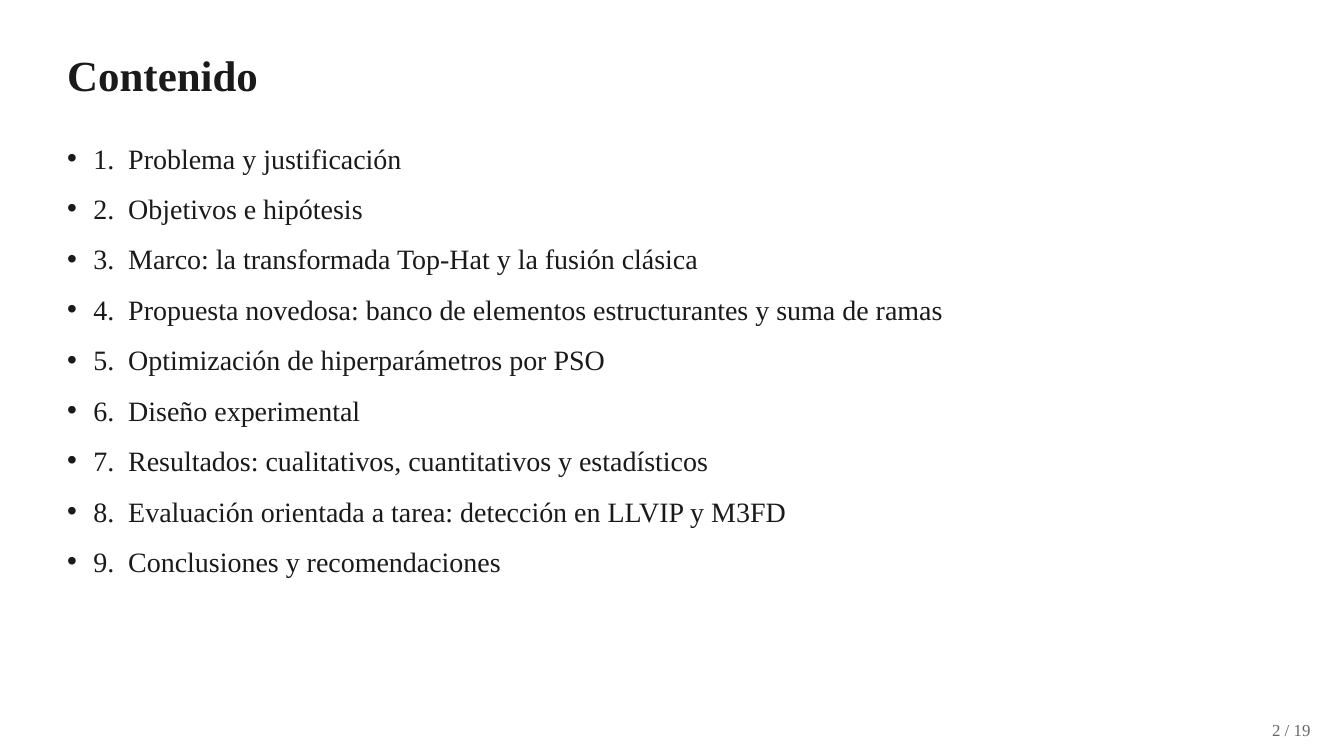
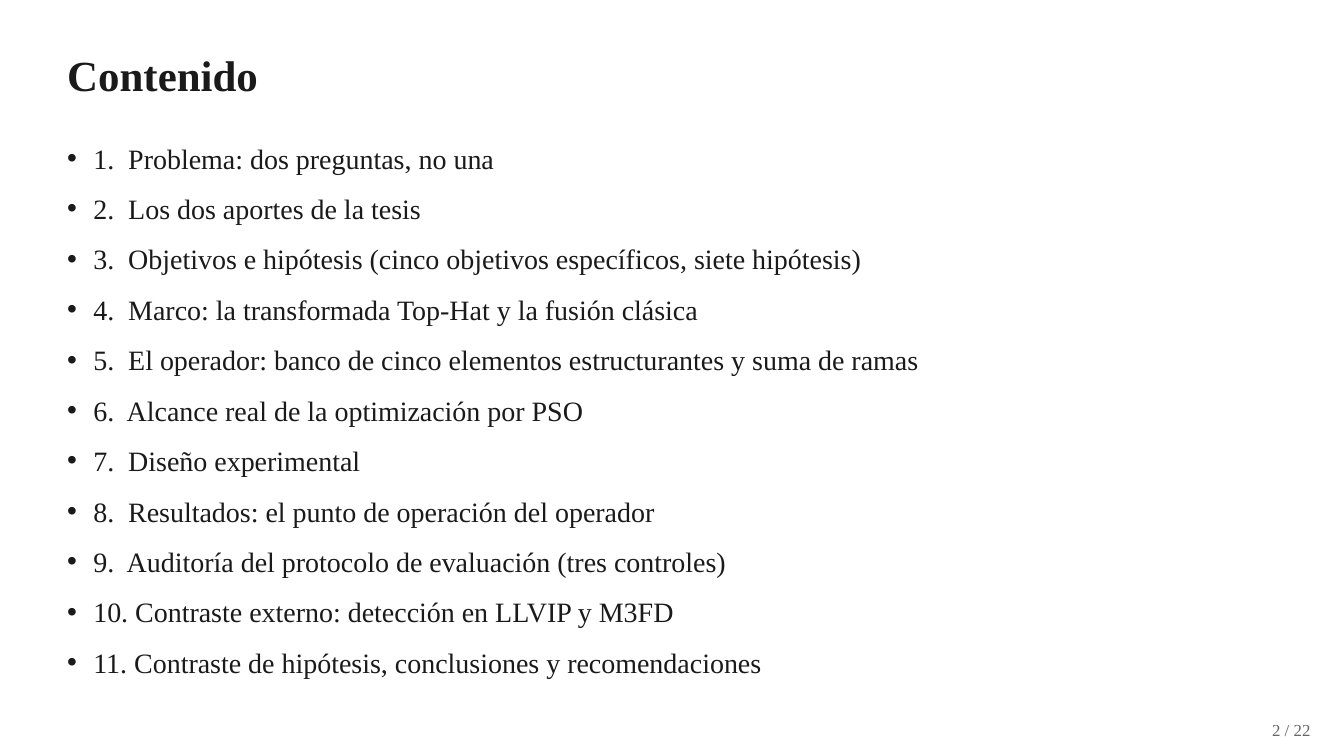
Before and after one commit to YanBajac/TFM_Fusion_Imagenes_Propuesta_Oficial, a slide deck: slide 2 of docs/Tesis_Defensa_Presentacion.pptx. Drawn at 1344x756 pixels with LibreOffice and Linux fonts; fonts in the diff are those of the drawing. Boxes give left, top, right and bottom in pixels: in the first picture for what was removed or moved away, otherwise in the second. Text is boxed around its words. In the diff, an @@ line names an element or a change of style, - is before the commit and + after.

Commit message:
Deck de defensa: reestructura a 22 diapositivas con la auditoria del protocolo
Segundo pase de la Fase 4.4, siguiendo docs/Plan_Deck_Defensa.md. El deck pasa de
19 a 22 diapositivas numeradas mas una de reserva.

Nuevas:
 - «2. Los dos aportes de la tesis», que declara el reencuadre antes de exponerlo,
   para que la auditoria no se lea despues como autosabotaje.
 - «9. Auditoria I — ¿discrimina calidad la bateria?»: control negativo con siete
   entradas degradadas (el ruido de sigma 0,20 queda 3.o de 14 y su rango mejora
   al aumentar el ruido) y la redundancia FE-EN.
 - «Auditoria II — el orden de merito es propiedad del criterio»: 9 metricas
   frente a 17 sin cambiar ninguna imagen fusionada, y el ajuste simetrico de los
   comparativos.
 - «Auditoria III — ¿cuanto aporta el banco?»: ablacion con (r, m) igualados,
   incluida la caida de la suma al cuarto lugar al retirar FE.

Las hipotesis pasan de tres a siete en una diapositiva propia, con las dos
familias declaradas (operador: H1 y H7; criterio: H2 a H6) y el mapa de en que
seccion se contrasta cada una. Los objetivos especificos pasan de cuatro a cinco.
La prueba visual de M3FD queda como diapositiva de reserva sin numerar, con sus
conteos reales. Indice, titulos y contadores «n / 22» renumerados en cadena.

Dos cifras del plan NO se aplicaron porque la verificacion contra los CSV las
desmintio:
 - el barrido devuelve r = 1 en 16 de 25 configuraciones, no en 18;
 - a peso igualado el margen frente al clasico es 0,167 (propuesta 3,528 contra
   3,694), no 0,683.

El plan si detecto un error propio en el libro: la seccion 5.8.4 afirmaba que con
diecisiete metricas y comparativos ajustados la propuesta cae al quinto lugar,
cuando la columna del CSV la deja tercera (3,821, detras de LP 3,141 y DTCWT
3,362). Corregido, y agregado el contraste a peso igualado que faltaba: ejecutando
el Top-Hat clasico con (r, m) = (25; 0,30) la propuesta conserva el primer lugar,
de modo que la ventaja del clasico en el escenario B proviene de su peso m = 1 y
no del operador.

Verificado sobre el PDF: 18 afirmaciones falsas u obsoletas en 0 apariciones, 20
elementos del contenido nuevo presentes, contadores en orden. El libro sigue en 0
fallos con 70 paginas.

```diff
--- a/docs/Tesis_Defensa_Presentacion.pptx
+++ b/docs/Tesis_Defensa_Presentacion.pptx
@@ text at (93, 149, 918, 678): text changed @@
-• 1. Problema y justificación
-• 2. Objetivos e hipótesis
-• 3. Marco: la transformada Top-Hat y la fusión clásica
-• 4. Propuesta novedosa: banco de elementos estructurantes y suma de ramas
-• 5. Optimización de hiperparámetros por PSO
-• 6. Diseño experimental
-• 7. Resultados: cualitativos, cuantitativos y estadísticos
-• 8. Evaluación orientada a tarea: detección en LLVIP y M3FD
-• 9. Conclusiones y recomendaciones
+• 1. Problema: dos preguntas, no una
+• 2. Los dos aportes de la tesis
+• 3. Objetivos e hipótesis (cinco objetivos específicos, siete hipótesis)
+• 4. Marco: la transformada Top-Hat y la fusión clásica
+• 5. El operador: banco de cinco elementos estructurantes y suma de ramas
+• 6. Alcance real de la optimización por PSO
+• 7. Diseño experimental
+• 8. Resultados: el punto de operación del operador
+• 9. Auditoría del protocolo de evaluación (tres controles)
+• 10. Contraste externo: detección en LLVIP y M3FD
+• 11. Contraste de hipótesis, conclusiones y recomendaciones
@@ text at (1272, 725, 1311, 736): text changed @@
-2 / 19
+2 / 22
```
Also in this commit, not shown: 15 other slides changed, 5 slides added, 1 slide removed, 3 other files.
